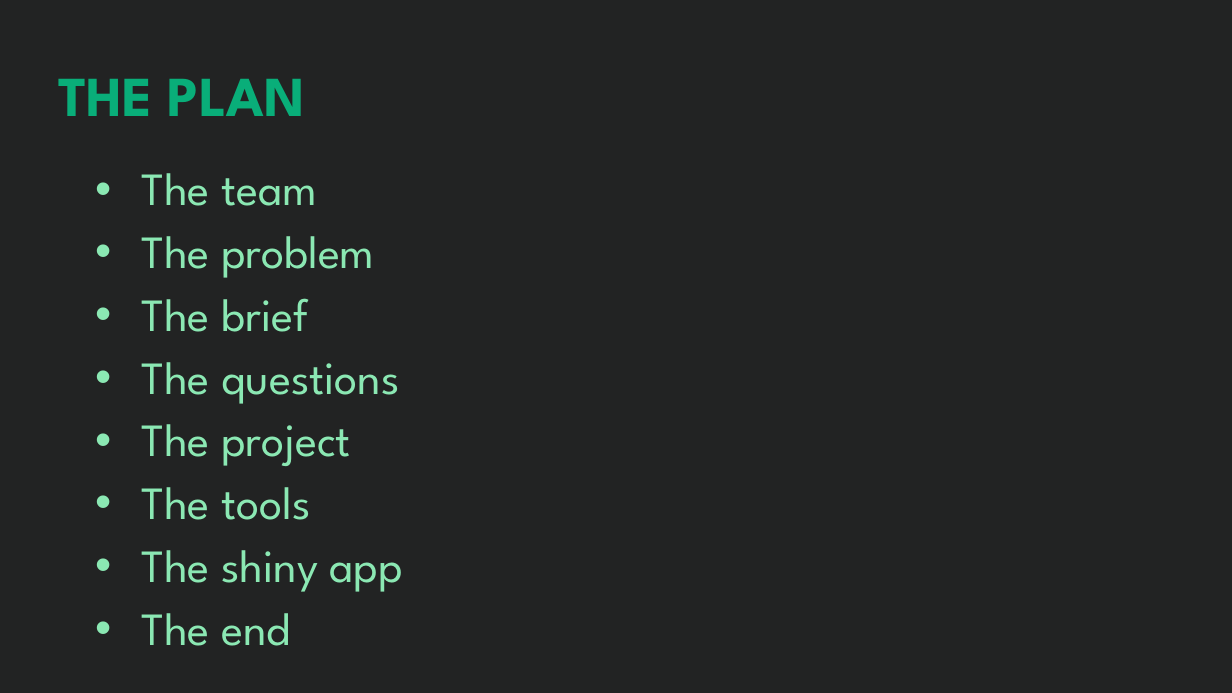
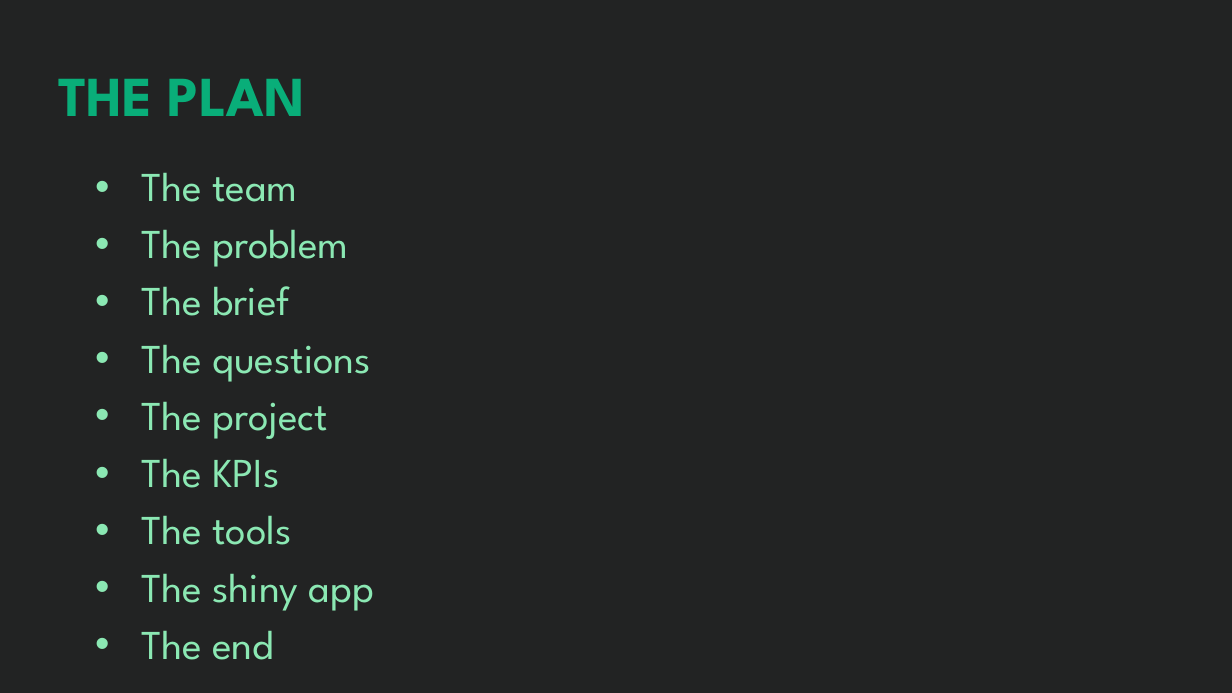
Before and after one commit to sean-m-cusick/WAP_SHS_APP, a slide deck: slide 2 of Presentation/PHS Rshiny Team Klas.pptx. Drawn at 1232x693 pixels with LibreOffice and Linux fonts; fonts in the diff are those of the drawing; background and template pictures are left out. Boxes give left, top, right and bottom in pixels: in the first picture for what was removed or moved away, otherwise in the second. Text is boxed around its words. In the diff, an @@ line names an element or a change of style, - is before the commit and + after.

```diff
--- a/Presentation/PHS Rshiny Team Klas.pptx
+++ b/Presentation/PHS Rshiny Team Klas.pptx
@@ text at (141, 172, 374, 660): size 36 to 32 pt @@
@@ text at (141, 458, 279, 488): paragraph added @@
+• The KPIs
```
Also in this commit, not shown: 1 slide added, 1 other file.
